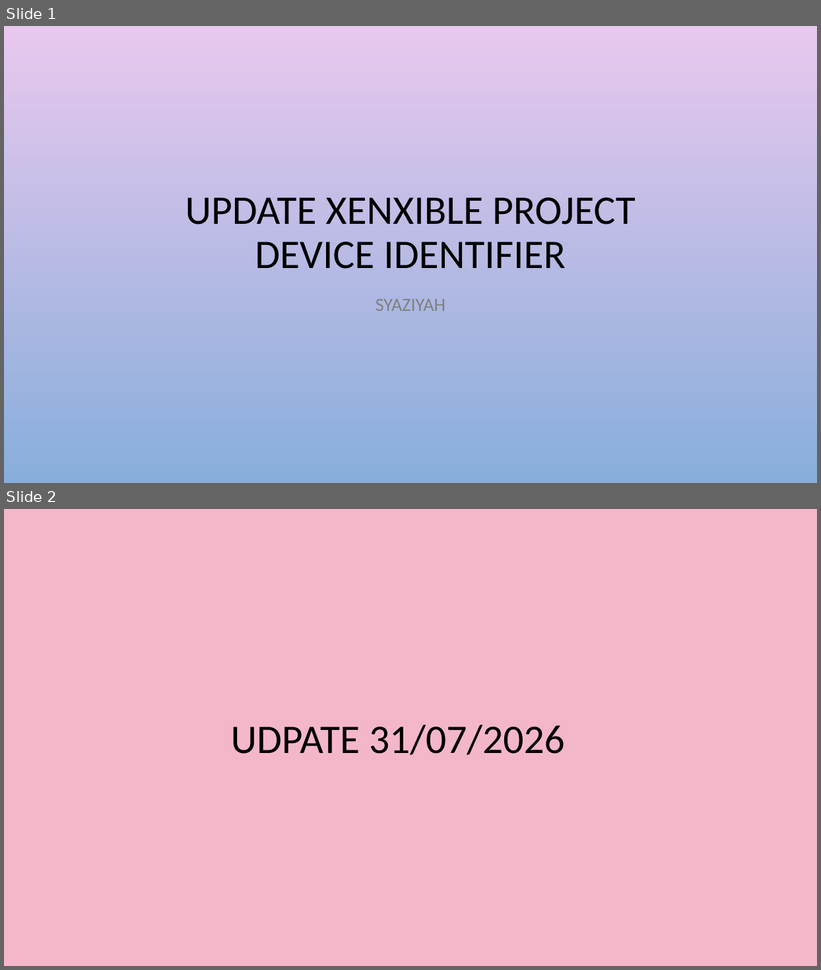
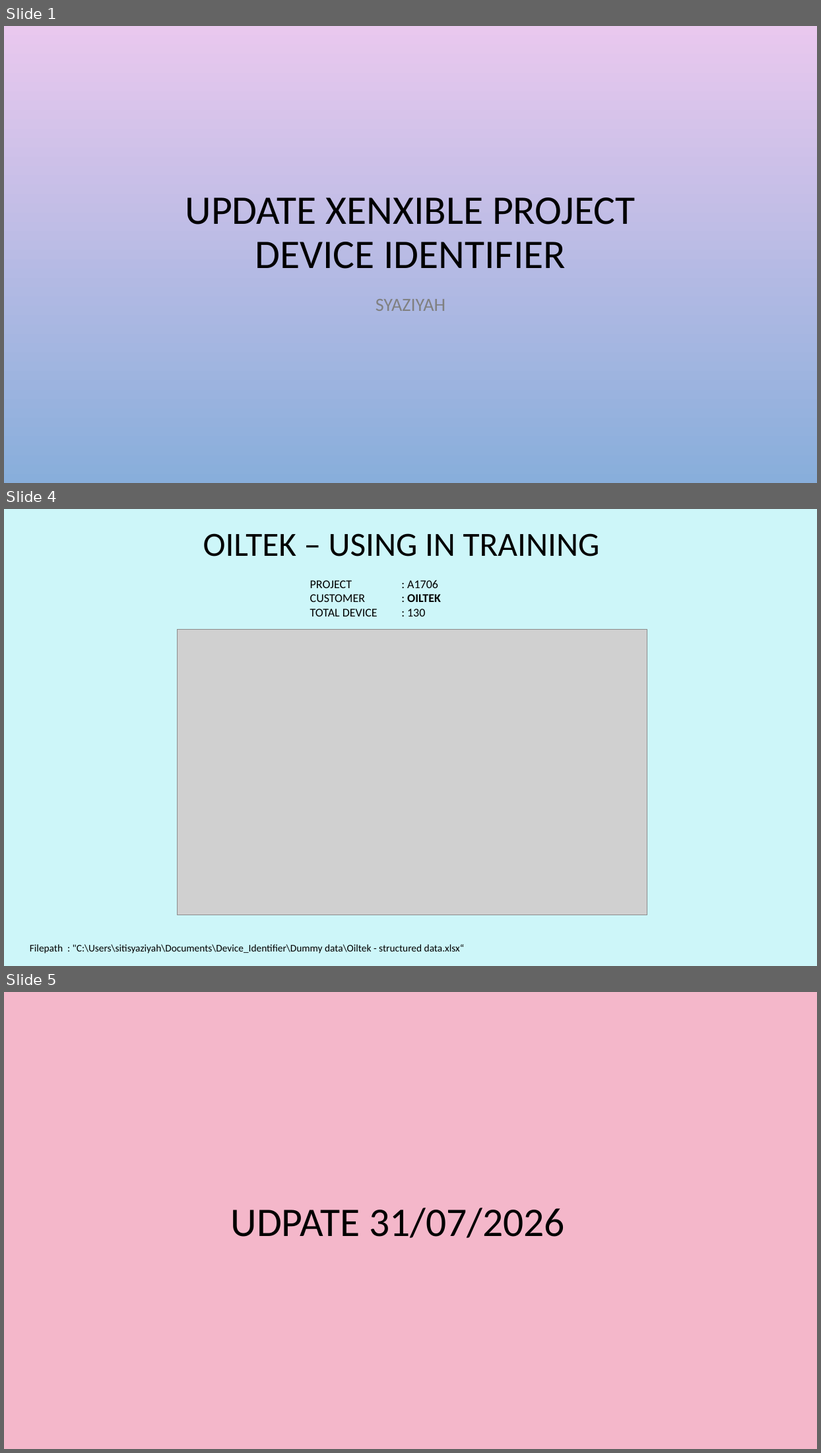
Before and after one commit to Syaziyah30/DeviceCluster, a slide deck: 1.training_model/supplementary/Device Identifier 20260717.pptx. Shown one above the other, each under a label of ours: slides 1 and 2 before the commit, slides 1, 4 and 5 after it; the slides between them are not shown. The pictures are 821x970 and 821x1453 pixels, drawn with LibreOffice and Linux fonts; fonts in the diff are those of the drawing; grey boxes stand for pictures; background and template pictures are left out. Boxes give left, top, right and bottom in pixels: in the first picture for what was removed or moved away, otherwise in the second. Text is boxed around its words. In the diff, an @@ line names an element or a change of style, - is before the commit and + after.

Commit message:
Update slide - full flowchart before training

```diff
--- a/1.training_model/supplementary/Device Identifier 20260717.pptx
+++ b/1.training_model/supplementary/Device Identifier 20260717.pptx
@@ slide 4 added at [4, 509, 817, 966], background #CDF6F9 @@
@@ text added at [203, 533, 600, 557], 40 pt, text #000000 @@
+OILTEK – USING IN TRAINING
@@ text added at [310, 580, 425, 617], 14 pt, text #000000 @@
+PROJECT : A1706
+CUSTOMER : OILTEK
+TOTAL DEVICE : 130
@@ picture added at [177, 629, 648, 916] @@
@@ text added at [30, 945, 465, 954], 12 pt, text #000000 @@
+Filepath : "C:\Users\sitisyaziyah\Documents\Device_Identifier\Dummy data\Oiltek - structured data.xlsx“
@@ what was slide 2 is now slide 5 @@
```
Also in this commit, not shown: 2 other slides added, 2 other files.
